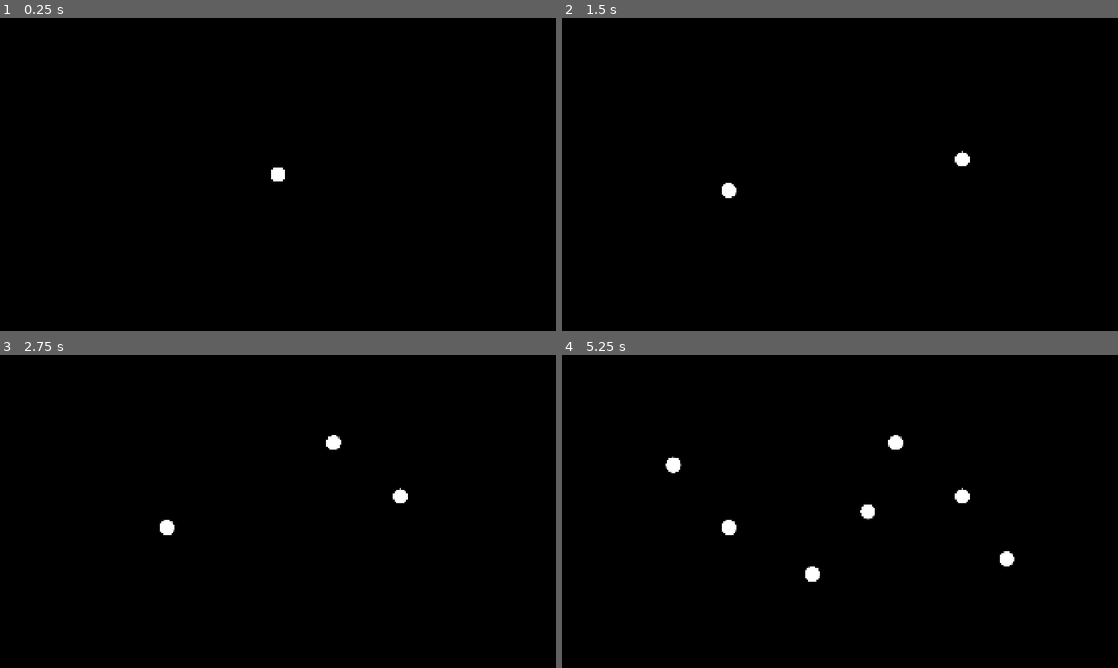
Above: before the commit, frames 1-4 (two rows, left to right).
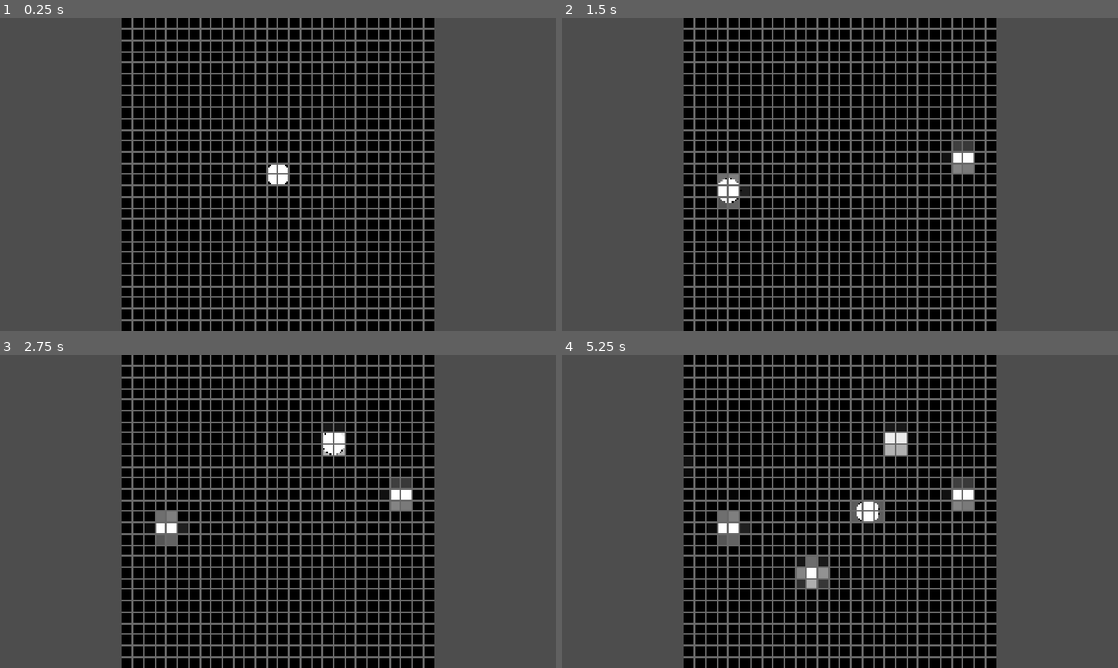
Above: after the commit, the same moments.

Repository: ADOGamedev/AI-Digit-Recognizer
Game: Godot game, scene res://scenes/paint_widget.tscn
Same seed, same stepped clock (60 frames per second), same inputs: the game is played once before the commit and once after it. The project has no main scene, so this scene is started directly.
Inputs (mouse positions are in pixels of both pictures, inside the frame that each line leads up to):
- Up to frame 1 (0.25 s): no input
- Up to frame 2 (1.5 s): tap Enter at 0.5 s; move the mouse to (962, 158) at 0.52 s; tap Mouse wheel down (mouse_wheel_down) at 0.6 s; click (962, 158) at 0.67 s; tap Mouse wheel up (mouse_wheel_up) at 0.8, 1.35 s; tap Space at 1.25 s; move the mouse to (728, 190) at 1.27 s; click (728, 190) at 1.42 s
- Up to frame 3 (2.75 s): tap Mouse wheel down (mouse_wheel_down) at 1.55, 2.1 s; tap Enter at 2 s; move the mouse to (333, 442) at 2.02 s; click (333, 442) at 2.17 s; tap Mouse wheel up (mouse_wheel_up) at 2.3 s
- Up to frame 4 (5.25 s): tap Space at 2.75, 4.25 s; move the mouse to (812, 574) at 2.77 s; tap Mouse wheel up (mouse_wheel_up) at 2.85, 3.8, 4.35 s; click (812, 574) at 2.92 s; tap Mouse wheel down (mouse_wheel_down) at 3.05, 3.6, 4.55, 5.1 s; tap Enter at 3.5 s; move the mouse to (1006, 558) at 3.52 s; click (1006, 558) at 3.67 s; move the mouse to (673, 464) at 4.27 s; click (673, 464) at 4.42 s; move the mouse to (867, 511) at 5.02 s; click (867, 511) at 5.17 s

The runs differ from the first frame. In frame 1, 59% of the frame differs, in the area x 0-100%, y 0-100%; in frame 2, 60%; in frame 3, 60%; in frame 4, 60%.

Commit message:
Image compression done

Diff:
--- a/scenes/paint_widget.tscn
+++ b/scenes/paint_widget.tscn
@@ -1,14 +1,46 @@
 [gd_scene format=3 uid="uid://dn5shfb6ednkk"]
 
 [ext_resource type="Script" uid="uid://cypglvvk42caw" path="res://src/paint_widget/paint_widget.gd" id="1_adckc"]
+[ext_resource type="Script" uid="uid://de2mxe7sa44s2" path="res://src/paint_widget/overlay.gd" id="2_m0ngg"]
 
 [sub_resource type="ImageTexture" id="ImageTexture_m0ngg"]
 
 [node name="PaintWidget" type="TextureRect" unique_id=441038753]
+custom_minimum_size = Vector2(1080, 1080)
+anchors_preset = 8
+anchor_left = 0.5
+anchor_top = 0.5
+anchor_right = 0.5
+anchor_bottom = 0.5
+offset_left = -540.0
+offset_top = -540.0
+offset_right = 540.0
+offset_bottom = 540.0
+grow_horizontal = 2
+grow_vertical = 2
+texture = SubResource("ImageTexture_m0ngg")
+script = ExtResource("1_adckc")
+grid_visible = true
+
+[node name="compressed_image" type="TextureRect" parent="." unique_id=808307503]
+z_index = 1
+texture_filter = 1
+layout_mode = 1
 anchors_preset = 15
 anchor_right = 1.0
 anchor_bottom = 1.0
 grow_horizontal = 2
 grow_vertical = 2
-texture = SubResource("ImageTexture_m0ngg")
-script = ExtResource("1_adckc")
+mouse_filter = 2
+expand_mode = 1
+stretch_mode = 5
+
+[node name="overlay" type="Control" parent="." unique_id=1000074024]
+z_index = 2
+layout_mode = 1
+anchors_preset = 15
+anchor_right = 1.0
+anchor_bottom = 1.0
+grow_horizontal = 2
+grow_vertical = 2
+script = ExtResource("2_m0ngg")
--- /dev/null
+++ b/src/paint_widget/overlay.gd
@@ -0,0 +1,41 @@
+extends Control
+
+const MNIST_DATASET_IMAGE_SIZE = 28
+
+func _draw() -> void:
+	draw_brush_overlay()
+	draw_grid_if_needed()
+
+
+func draw_brush_overlay() -> void:
+	var mouse_pos = get_local_mouse_position()
+	if owner.pixel_out_of_bounds(mouse_pos):
+		return
+
+	const arc_width = 0.5
+	var arc_radius = (owner.brush_size - arc_width) / 2.
+	var circle_radius = owner.brush_size / 2.
+
+	draw_circle(mouse_pos, circle_radius, owner.curr_color, true)
+	draw_arc(mouse_pos, arc_radius + 2*arc_width, 0, 2 * PI, 32, Color.BLACK, arc_width, true)
+	draw_arc(mouse_pos, arc_radius, 0, 2 * PI, 32, Color.WHITE, arc_width, true)
+
+
+func draw_grid_if_needed() -> void:
+	if !owner.grid_visible:
+		return
+
+	for i in range(1, MNIST_DATASET_IMAGE_SIZE):
+		var pos = i * float(size.x) / MNIST_DATASET_IMAGE_SIZE
+		var vertical_line_from = Vector2(pos, 0)
+		var vertical_line_to = Vector2(pos, size.y)
+
+		var horizontal_line_from = Vector2(0, pos)
+		var horizontal_line_to = Vector2(size.x, pos)
+
+		draw_line(vertical_line_from, vertical_line_to, Color.DIM_GRAY)
+		draw_line(horizontal_line_from, horizontal_line_to, Color.DIM_GRAY)
+
+
+func pixel_out_of_bounds(pos: Vector2) -> bool:
+	return pos.x < 0 or pos.y < 0 or pos.x >= size.x or pos.y >= size.y
--- a/src/paint_widget/paint_widget.gd
+++ b/src/paint_widget/paint_widget.gd
@@ -1,10 +1,18 @@
 extends TextureRect
 
+@onready var compressed_image_node := $compressed_image
+@onready var overlay := $overlay
+
 @export var use_antialiasing := true
 
+@export var BRUSH_SIZE_INCREMENT = 2
+
 var time_since_update = 0.0
-const UPDATE_INTERVAL = 1.0 / 30.0
+const UPDATE_INTERVAL = 1.0 / 24.0
 var ANTIALISING_WIDTH = 1
+
+const MNIST_DATASET_IMAGE_SIZE = 28
+var compressed_image_array : Array
 
 class ColorConfig:
 	func _init(_bg_color, _brush_base_color, _brush_secondary_color) -> void:
@@ -21,41 +29,60 @@
 var curr_color_config = DARK_COLOR_CONFIG
 
 var image: Image
-@export var brush_size := 50
+var compressed_image : Image
+@export var brush_size := 80
 var brush_pixels = []
 
 var prev_mouse_pos = null
 var curr_color = Color.WHITE
 
+@export var grid_visible = false
+
 
 func _ready() -> void:
-	image = Image.create(size.x, size.y, false, Image.FORMAT_RGBA8)
+	size.x = size.y
+
+	init_compressed_image()
+
+	image = Image.create(size.x, size.y, true, Image.FORMAT_RGBA8)
 	image.fill(curr_color_config.bg_color)
 
 	texture = ImageTexture.create_from_image(image)
 
 	compute_brush_pixels()
+
+
+func init_compressed_image() -> void:
+	compressed_image = Image.create(MNIST_DATASET_IMAGE_SIZE, MNIST_DATASET_IMAGE_SIZE, true, Image.FORMAT_RGBA8)
+
+	for i in range(MNIST_DATASET_IMAGE_SIZE):
+		compressed_image_array.append([])
+		compressed_image_array[i].resize(MNIST_DATASET_IMAGE_SIZE)
+		compressed_image_array[i].fill(0)
+
+	compressed_image_node.texture = ImageTexture.create_from_image(compressed_image)
 
 
 func _process(delta: float) -> void:
 	handle_input()
 
-	queue_redraw()
+	overlay.queue_redraw()
 
 	print(Engine.get_frames_per_second())
 
 	time_since_update += delta
 	if time_since_update > UPDATE_INTERVAL:
 		texture.update(image)
+		update_compressed_image()
 		time_since_update = 0.0
 
 
 func handle_input() -> void:
 	if Input.is_action_just_pressed("mouse_wheel_up"):
-		brush_size = max(1, brush_size + 1)
+		brush_size = max(1, brush_size + BRUSH_SIZE_INCREMENT)
 		compute_brush_pixels()
 	elif Input.is_action_just_pressed("mouse_wheel_down"):
-		brush_size = max(1, brush_size - 1)
+		brush_size = max(1, brush_size - BRUSH_SIZE_INCREMENT)
 		compute_brush_pixels()
 
 	if Input.is_mouse_button_pressed(MOUSE_BUTTON_LEFT):
@@ -76,22 +103,19 @@
 	prev_mouse_pos = mouse_pos
 
 
-func _draw() -> void:
-	draw_brush_overlay()
-
-
-func draw_brush_overlay() -> void:
-	var mouse_pos = get_local_mouse_position()
-	if pixel_out_of_bounds(mouse_pos):
-		return
-
-	const arc_width = 0.5
-	var arc_radius = (brush_size - arc_width) / 2.
-	var circle_radius = brush_size / 2.
-
-	draw_circle(mouse_pos, circle_radius, curr_color, true)
-	draw_arc(mouse_pos, arc_radius + 2*arc_width, 0, 2 * PI, 32, Color.BLACK, arc_width, true)
-	draw_arc(mouse_pos, arc_radius, 0, 2 * PI, 32, Color.WHITE, arc_width, true)
+func update_compressed_image() -> void:
+	var resized_image = image.duplicate()
+	resized_image.resize(MNIST_DATASET_IMAGE_SIZE, MNIST_DATASET_IMAGE_SIZE, Image.INTERPOLATE_LANCZOS)
+	compressed_image_node.texture.update(resized_image)
+
+	update_compressed_image_array()
+
+
+func update_compressed_image_array() -> void:
+	for y in range(MNIST_DATASET_IMAGE_SIZE):
+		for x in range(MNIST_DATASET_IMAGE_SIZE):
+			var value = compressed_image.get_pixel(x, y).r / 255
+			compressed_image_array[y][x] = value
 
 
 func compute_brush_pixels() -> void:
@@ -177,3 +201,12 @@
 func clear() -> void:
 	image.fill(curr_color_config.bg_color)
 	texture.update(image)
+
+
+func set_compressed_image_visibility(visible: bool) -> void:
+	compressed_image_node.visible = visible
+	overlay.queue_redraw()
+
+func set_grid_visibility(visible: float) -> void:
+	grid_visible = visible
+	overlay.queue_redraw()
Not shown, added: src/paint_widget/overlay.gd.uid
